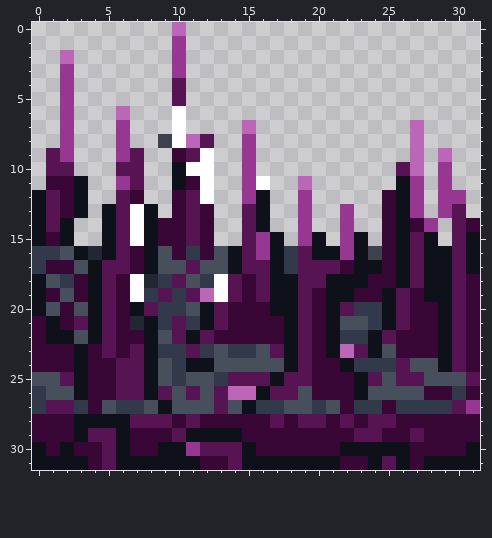
File history of a pixel-art sprite, Codes/In Depths of Elora.gmx/sprites/images/spr_spikes_3.png. Above is the file before it was changed.
The file is 32x32 pixels.
The same view after the edit:
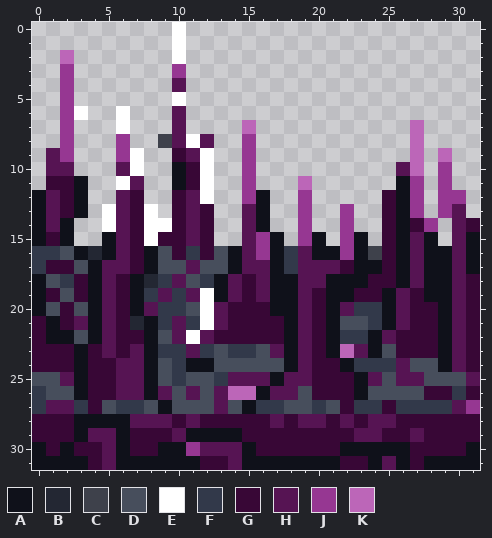
Palette (. is transparent): A #0f111a  B #232733  C #3e414b  D #474e5c  E #ffffff  F #32394a  G #380736  H #561453  J #963792  K #bc66b8
Diff:
Colour E gives way to colour A in rows 18 to 19 at x 7 and 13.
The edit adds colour E in row 6 at x 3.
Colour A gives way to colour E in rows 13 to 14 at x 5 and 8; in row 15 at x 8; in rows 20 to 21 at x 12; in row 22 at x 11.
Colour G gives way to colour E in row 14 at x 9.
Colour H gives way to colour E in row 5 at x 10; in rows 9 to 10 at x 7.
Colour J gives way to colour E in rows 1 to 2 at x 10; in row 7 at x 6; in row 11 at x 6.
Colour K gives way to colour E in row 0 at x 10; in row 6 at x 6; in row 8 at x 11; in row 19 at x 12.
Colour E gives way to colour G in row 10 at x 11; in rows 13 to 15 at x 7.
Colour E gives way to colour H in rows 6 to 8 at x 10.
The edit erases colour E in row 11 at x 16.
Boxes around the changes in both pictures, in picture pixels (x1, y1, x2, y2):
changed: (74, 22, 228, 344)
erased: (256, 176, 270, 190)
